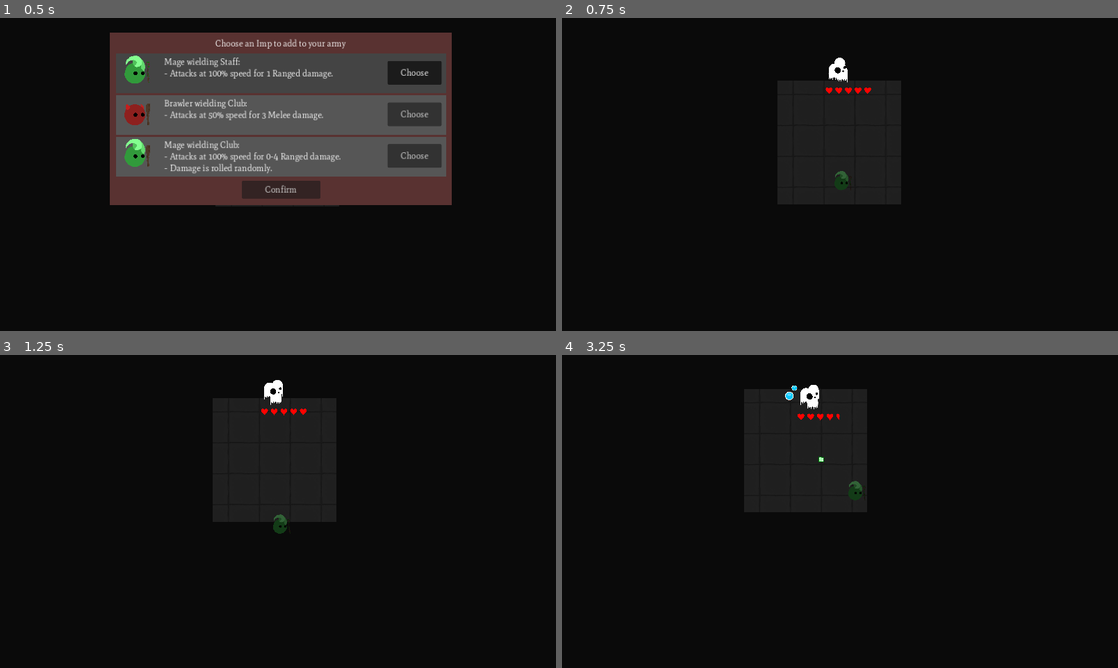
Above: before the commit, frames 1-4 (two rows, left to right).
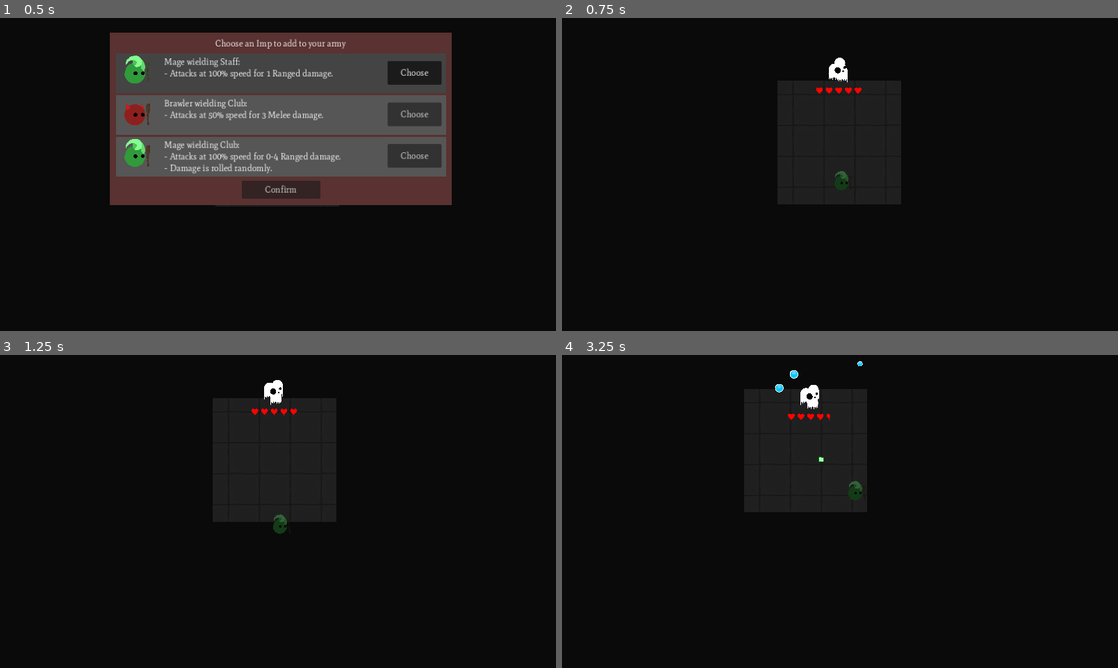
Above: after the commit, the same moments.

Repository: HoneyPony/impish-descent-future
Game: Godot game, scene res://levels/level3.tscn
The game is run twice, just before and just after one commit, with the same random seed, the same clock (stepped at 60 frames per second) and the same inputs. This scene is started directly instead of the project's main scene.
Inputs (mouse positions are in pixels of both pictures, inside the frame that each line leads up to):
- Up to frame 1 (0.5 s): no input
- Up to frame 2 (0.75 s): click "Confirm" at 0.5 s
- Up to frame 3 (1.25 s): no input
- Up to frame 4 (3.25 s): move the mouse to (962, 495) at 1.27 s; hold D (player_right) 1.28-2.03 s; move the mouse to (728, 527) at 2.02 s; move the mouse to (895, 442) at 2.77 s; hold D (player_right) from 2.78 s (still down)

Frame 1 is identical in both runs. In frame 2, less than 0.1% of the frame differs, in the area x 45-56%, y 22-25%; in frame 3, less than 0.1%; in frame 4, 0.2%, in the area x 38-55%, y 2-21%.

Commit message:
Tweaks to rotate ghost

Diff:
--- a/GS.gd
+++ b/GS.gd
@@ -14,6 +14,8 @@
 @onready var levels = [
 	load("res://levels/level1.tscn"),
 	load("res://levels/level2.tscn"),
+	load("res://levels/level3.tscn"),
+	load("res://ui/win_screen.tscn")
 ]
 
 
--- a/enemies/enemy_projectile_1.gd
+++ b/enemies/enemy_projectile_1.gd
@@ -25,9 +25,9 @@
 
 func _ready():
 	theta = randf_range(0, TAU)
-	radius = randf_range(64, 256)
+	radius = randf_range(64, 384)
 	$CollisionShape2D.disabled = true
-	scale = Vector2(0.0, 0.0)
+	scale = Vector2(0.2, 0.2)
 
 func die():
 	var particle = GS.EnemyProjectile1Particle.instantiate()
@@ -45,7 +45,7 @@
 
 	var to_pos = Vector2.from_angle(theta) * radius
 	to_pos -= Vector2(0, 128)
-	var impulse = (to_pos - position)
+	var impulse = (to_pos - position) * s
 
 	theta += TAU * delta * 0.25
 
--- a/enemies/rotate_ghost.gd
+++ b/enemies/rotate_ghost.gd
@@ -7,7 +7,7 @@
 var theta = 0
 const RADIUS = 80
 
-var shoot_timer = 1.0
+var shoot_timer =  0.75
 
 func animate(delta):
 	theta += delta
@@ -36,7 +36,7 @@
 
 	shoot_timer -= delta
 	if shoot_timer <= 0:
-		shoot_timer = 1.0
+		shoot_timer = 0.75
 		var bullet = GS.EnemyProjectile2.instantiate()
 		add_child(bullet)
 
--- a/health/health.gd
+++ b/health/health.gd
@@ -15,7 +15,7 @@
 var real_total_width = 0
 
 func _ready():
-	call_deferred("render_amount", int(get_parent().health))
+	call_deferred("render_amount", int(get_parent().max_health))
 
 func render_amount(health: int):
 	current_val = health
--- a/project.godot
+++ b/project.godot
@@ -71,6 +71,11 @@
 , Object(InputEventKey,"resource_local_to_scene":false,"resource_name":"","device":-1,"window_id":0,"alt_pressed":false …(185 unchanged characters)…
 ]
 }
+debug={
+"deadzone": 0.5,
+"events": [Object(InputEventKey,"resource_local_to_scene":false,"resource_name":"","device":-1,"window_id":0,"alt_pressed":false,"shift_pressed":false,"ctrl_pressed":false,"meta_pressed":false,"pressed":false,"keycode":0,"physical_keycode":70,"key_label":0,"unicode":102,"location":0,"echo":false,"script":null)
+]
+}
 
 [layer_names]
 
--- a/ui/success_menu.gd
+++ b/ui/success_menu.gd
@@ -13,6 +13,9 @@
 		# Freeze the camera.
 		%GameCamera.frozen = true
 
+	if Input.is_action_just_pressed("debug"):
+		_on_confirm_button_pressed()
+
 
 func _on_confirm_button_pressed():
 	GS.current_level += 1
